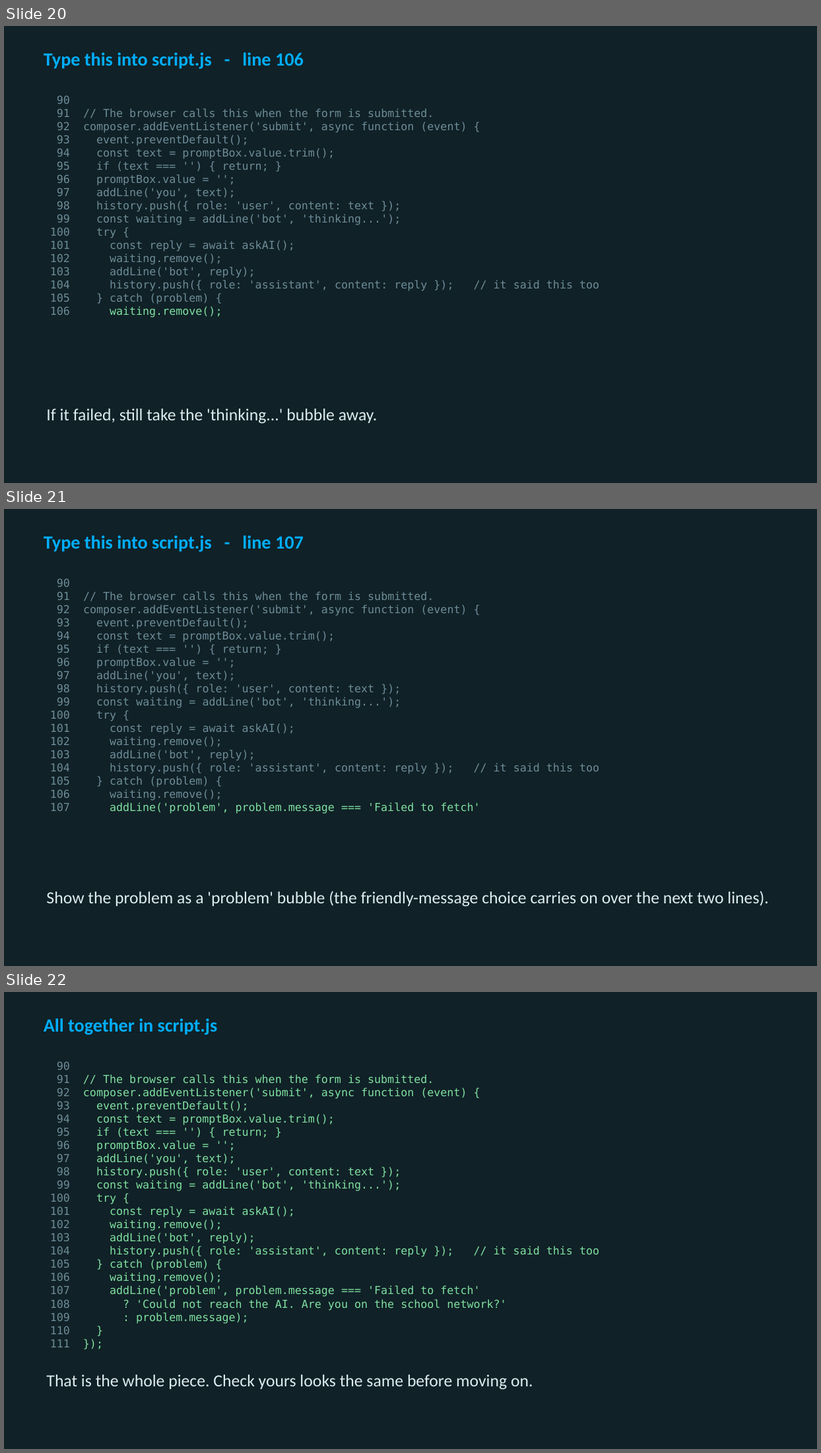
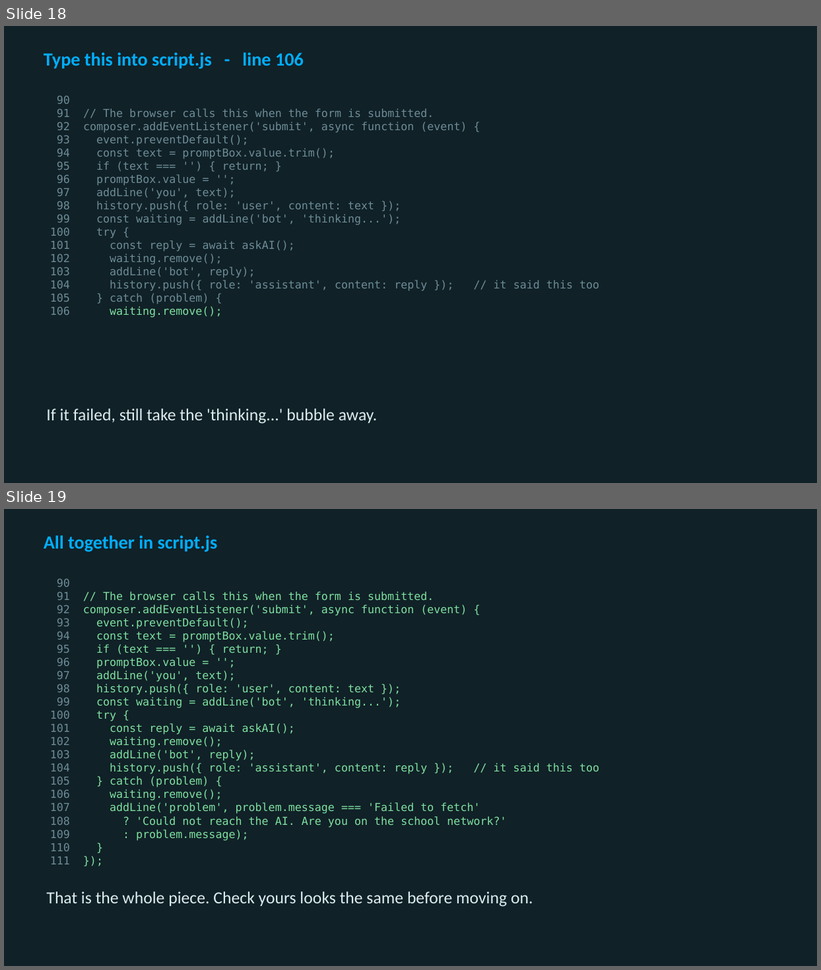
Before and after one commit to utgapps/utgapps.github.io, a slide deck: ai101/slides/week-07.pptx. Shown one above the other, each under a label of ours: slides 20, 21 and 22 before the commit, slides 18 and 19 after it. The pictures are 821x1453 and 821x970 pixels, drawn with LibreOffice and Linux fonts; fonts in the diff are those of the drawing. Boxes give left, top, right and bottom in pixels: in the first picture for what was removed or moved away, otherwise in the second. Text is boxed around its words. In the diff, an @@ line names an element or a change of style, - is before the commit and + after.

```diff
--- a/ai101/slides/week-07.pptx
+++ b/ai101/slides/week-07.pptx
@@ slide 21 removed at (4,509,817,966), background #102127 @@
@@ text removed at (44,535,304,552) @@
-Type this into script.js - line 107
@@ text removed at (57,578,599,814) @@
-90
-91 // The browser calls this when the form is submitted.
-92 composer.addEventListener('submit', async function (event) {
-93 event.preventDefault();
-94 const text = promptBox.value.trim();
-95 if (text === '') { return; }
-96 promptBox.value = '';
-97 addLine('you', text);
-98 history.push({ role: 'user', content: text });
-99 const waiting = addLine('bot', 'thinking...');
-100 try {
-101 const reply = await askAI();
-102 waiting.remove();
-103 addLine('bot', reply);
-104 history.push({ role: 'assistant', content: reply }); // it said this too
-105 } catch (problem) {
-106 waiting.remove();
-107 addLine('problem', problem.message === 'Failed to fetch'
@@ text removed at (46,891,768,907) @@
-Show the problem as a 'problem' bubble (the friendly-message choice carries on over the next two lines).
@@ what was slide 20 is now slide 18 @@
@@ what was slide 22 is now slide 19 @@
```
Also in this commit, not shown: 3 slides changed, 2 other slides removed, 23 other files.
